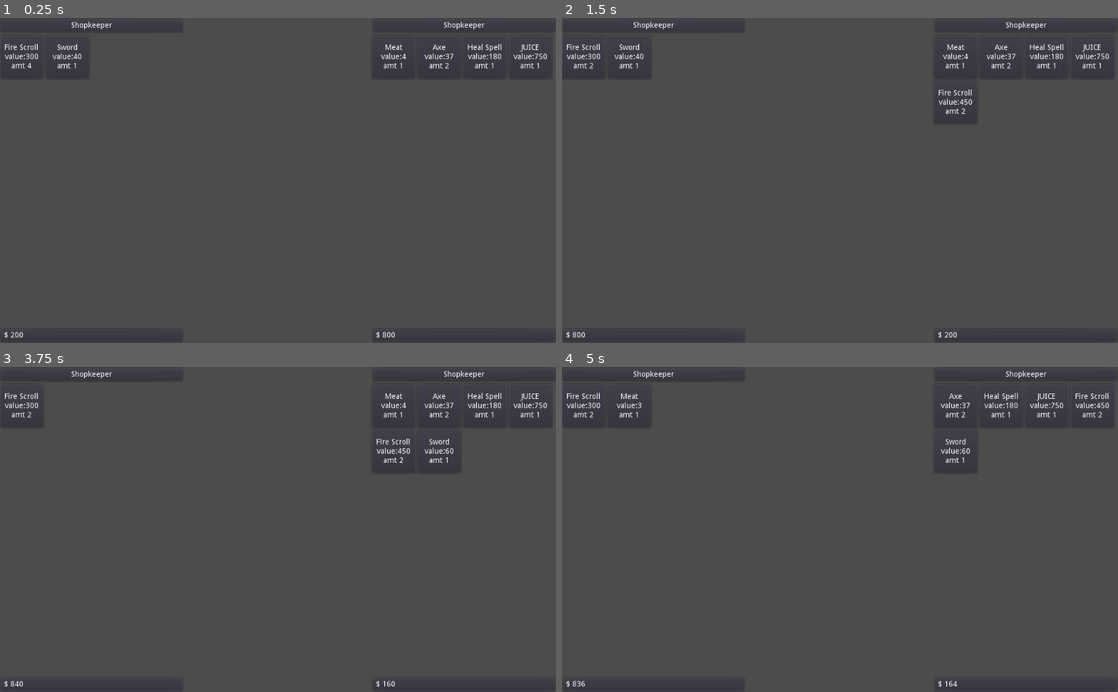
Above: before the commit, frames 1-4 (two rows, left to right).
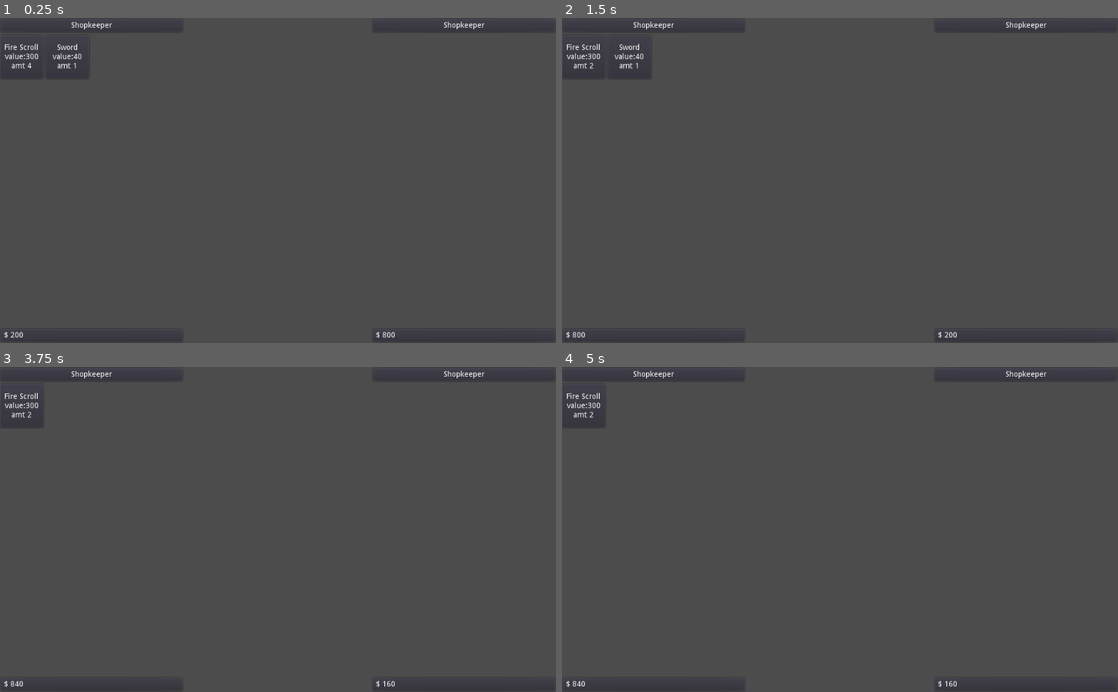
Above: after the commit, the same moments.

Repository: Dr-Dan/godot-fakeo-db
Game: Godot game, scene res://examples/Shopkeeper/ShopkeeperMainScene.tscn
Same seed, same stepped clock (60 frames per second), same inputs: the game is played once before the commit and once after it.
Inputs:
- Up to frame 1 (0.25 s): no input
- Up to frame 2 (1.5 s): click "Fire Scroll value:300 amt 4" at 0.5 s; click "Fire Scroll value:300 amt 3" at 1.25 s
- Up to frame 3 (3.75 s): click "Fire Scroll value:300 amt 2" at 2 s; click "Fire Scroll value:300 amt 2" at 2.75 s; click "Sword value:40 amt 1" at 3.5 s
- Up to frame 4 (5 s): click "Meat value:4 amt 1" (after the commit: "Fire Scroll value:300 amt 2") at 4.25 s

The runs differ from the first frame. In frame 1, 0.4% of the frame differs, in the area x 68-99%, y 7-16%; in frame 2, 0.5%; in frame 3, 0.6%; in frame 4, 0.7%, in the area x 2-99%, y 7-99%.
Error after the commit: Invalid operands 'int' and 'Nil' in operator '*'. (res://examples/Shopkeeper/ShopkeeperGame.gd:133)

Commit message:
Refactoring.

Diff:
--- a/examples/Shopkeeper/ShopkeeperMainScene.tscn
+++ b/examples/Shopkeeper/ShopkeeperMainScene.tscn
@@ -7,6 +7,7 @@
 
 [node name="Node2D" type="Node2D"]
 script = ExtResource( 1 )
+shopkeeper_mult = null
 
 [node name="Player" type="Node2D" parent="."]
 script = ExtResource( 2 )
--- a/examples/basic_example.gd
+++ b/examples/basic_example.gd
@@ -62,9 +62,10 @@
 	print_break()
 	house_search_test(name_table, addr_table)
 	print_break()
+	count_names_test(name_table)
+	print_break()
 	take_test(name_table)
-	print_break()
-	count_names_test(name_table)
+
 
 
 # ==============================================================
@@ -90,7 +91,7 @@
 # ==============================================================
 
 # store a query for later
-var age_comp = GLF.and_([GLF.gt(20), GLF.lt(100)])
+var age_comp = GLF.and_([GLF.gt(20), GLF.lt(70)])
 var age_comp_not = GLF.not_(age_comp)
 var fields = ["addr_id", "name", "age"]
 
@@ -106,10 +107,10 @@
 	var result = where_age.eval(name_table)
 	var result_not = where_not_age.eval(name_table)
 
-	print("age > 20 and age < 100")
+	print("age > 20 and age < 70")
 	print(result)
 	print_break_mini()
-	print("not (age > 20 and age < 100)")
+	print("not (age > 20 and age < 70)")
 	print(result_not)
 
 # ==============================================================
--- /dev/null
+++ b/examples/iterlist_example.gd
@@ -0,0 +1,70 @@
+tool
+extends EditorScript
+
+# TODO: rename or remove these
+const GL = Comparers
+const GLF = Factory
+
+var data = [
+	{name="Wooden Sword", type="melee", subtype="sword", dmg=2, range=1.2},
+	{name="Katana", type="melee", subtype="sword", dmg=12, range=1.6},
+	{name="Nice Spear", type="melee", subtype="spear", dmg=15, range=2.0},
+	{name="John's Rock", type="ranged", subtype="thrown", dmg=21, range=10.0, firing_rate=0.5},
+	{name="Wooden Bow", type="ranged", subtype="bow", dmg=4, range=20.0, firing_rate=1.4},
+	{name="Glass Bow", type="ranged", subtype="bow", dmg=7, range=20.0, firing_rate=1.7},
+	{name="Ancient Bow", type="ranged", subtype="bow", dmg=10, range=30.0, firing_rate=1.0},
+]
+func _run():
+	for i in range(data.size()):
+		data[i]["id"] = i
+
+	var test_data = IterListApplier.new(data)
+
+	print_break()
+	print("WEAPON DATA\n")
+	for d in test_data:
+		print(d)
+
+	print_break()
+	test_dmg_where(test_data)
+	print_break()
+	take_n_test(test_data, "Bow")
+
+func test_dmg_where(data):
+	var result = data.apply([
+	Enumerators.Where.new({type=GLF.eq("melee")}),
+	Enumerators.Select.new(["name", "dmg"])
+	])
+
+	print("melee weapons: dmg and name\n")
+	print(result.items)
+	print_break_mini()
+
+	var query = [
+	Enumerators.Where.new({dmg=GLF.gteq(10)}),
+	Enumerators.Select.new(["name", "dmg", "range", "firing_rate"])
+	]
+	var result1 = data.apply(query)
+
+	print("weapons where dmg >= 10\n")
+	for i in result1:
+		print(i)
+
+func name_contains_word(name:String, letter:String):
+	return not name.empty() and letter in name
+
+func take_n_test(data, word, amt_take=2):
+	var cmp = GL.CmpFunctionWithArgs.new(funcref(self, "name_contains_word"), word)
+	var query = [Enumerators.Where.new({name=cmp}), Enumerators.Take.new(2)]
+	var result = data.apply(query)
+
+	print("first 2 results containing [%s]\n" % word)
+	for i in result:
+		print(i)
+
+# ==============================================================
+func print_break():
+	print("\n###############################")
+
+func print_break_mini():
+	print("\n--------------")
--- /dev/null
+++ b/lib/ChainerSingle.gd
@@ -0,0 +1,21 @@
+class_name ChainerSingle
+
+var items = []
+
+func _init(items=[]):
+	self.items = items
+
+
+func eval(data):
+	var result = []
+	# var d = data
+	for d in data:
+		for i in items:
+			result.append(i.eval(d))
+	return result
+
+# func eval(data):
+# 	var d = items[0].eval(data)
+# 	for i in range(1, items.size()):
+# 		d = items[i].eval(d)
+# 	return d
--- a/lib/Enumerators.gd
+++ b/lib/Enumerators.gd
@@ -11,7 +11,8 @@
 		for item in items:
 			var n = {}
 			for f in fields:
-				n[f] = item[f]
+				if f in item:
+					n[f] = item[f]
 			if not n.empty():
 				result.append(n)
 		return result
@@ -25,10 +26,14 @@
 	func eval(items):
 		var result = []
 		for item in items:
+			var valid = true
 			for key in comps:
 				if key in item:
-					if comps[key].eval(item[key]):
-						result.append(item)
+					if not comps[key].eval(item[key]):
+						valid = false
+						break
+			if valid:
+				result.append(item)
 		return result
 
 class Take:
@@ -87,7 +92,7 @@
 		self.default = default
 
 	func eval(items):
-		if not items.empty() and index >= 0 and index < items.size():
+		if index >= 0 and index < items.size():
 			return items[index]
 		return default
 
--- /dev/null
+++ b/lib/EnumeratorsSingle.gd
@@ -0,0 +1,200 @@
+class_name EnumeratorsSingle
+
+# const FAILURE = -1
+const NONE = 0
+const COMPLETE = 2
+const RUNNING = 1
+
+# class Select:
+# 	var fields = []
+# 	var index = -1
+
+# 	func _init(fields: Array):
+# 		self.fields = fields
+
+# 	func eval(item):
+# 		var result = null
+# 		var n = {}
+# 		for f in fields:
+# 			n[f] = item[f]
+# 		if not n.empty():
+# 			result = n
+# 		index += 1
+# 		return result
+
+
+class EnumeratorResult:
+	var state = NONE
+	var item = null
+
+	func _init(item, state):
+		self.state = NONE
+		self.item = null
+
+class Select:
+	var fields = []
+	var index = -1
+
+	func _init(fields: Array):
+		self.fields = fields
+
+	func eval(items):
+		index += 1
+		if index < items.size():
+			var item = items[index]
+			var n = {}
+			for f in fields:
+				n[f] = item[f]
+			if not n.empty():
+				return EnumeratorResult.new(n, RUNNING)
+		# else:
+		return EnumeratorResult.new(null, COMPLETE)
+
+		# return EnumeratorResult.new(null, FAILURE)
+
+
+	func reset():
+		index = -1
+
+class Where:
+	var comps = {}
+
+	# TODO: take an object i.e. ValueComp as argument
+	func _init(comps: Dictionary):
+		self.comps = comps
+
+	func eval(item):
+		var result = null
+		var insert = true
+		for key in comps:
+			if key in item:
+				# TODO: currently acting as an OR function
+				# this should be explicit i.e. specified externally
+				if not comps[key].eval(item[key]):
+					insert = false
+					break
+			else:
+				insert = false
+				print("key [%s] not found in [%s]" % [str(key), str(item)])
+		if insert:
+			result = item
+		return result
+
+# class Take:
+# 	var amt = 0
+
+# 	func _init(amt: int):
+# 		self.amt = amt
+
+# 	func eval(items):
+# 		var result = []
+# 		var n_items = items.size()
+# 		var n = min(amt, n_items)
+# 		if n > 0 and n <= n_items:
+# 			for i in range(n):
+# 				result.append(items[i])
+
+# 		return result
+
+# # TODO: add default argument to _init
+# class First:
+# 	var comps = {}
+
+# 	func _init(comps: Dictionary):
+# 		self.comps = comps
+
+# 	func eval(items):
+# 		for item in items:
+# 			for key in comps:
+# 				if key in item:
+# 					if comps[key].eval(item[key]):
+# 						return item
+# 		return null
+
+# class Last:
+# 	var comps = {}
+
+# 	func _init(comps: Dictionary):
+# 		self.comps = comps
+
+# 	func eval(items):
+# 		var itm = null
+# 		for item in items:
+# 			for key in comps:
+# 				if key in item:
+# 					if comps[key].eval(item[key]):
+# 						itm = item
+# 		return itm
+
+
+# class At:
+# 	var index = -1
+# 	var default  = null
+
+# 	func _init(index: int, default=null):
+# 		self.index = index
+# 		self.default = default
+
+# 	func eval(items):
+# 		if not items.empty() and index >= 0 and index < items.size():
+# 			return items[index]
+# 		return default
+
+# class Any:
+# 	var comps = {}
+
+# 	func _init(comps: Dictionary):
+# 		self.comps = comps
+
+# 	func eval(items):
+# 		for item in items:
+# 			for key in comps:
+# 				if key in item:
+# 					if comps[key].eval(item[key]):
+# 						return true
+# 		return false
+
+# class All:
+# 	var comps = {}
+
+# 	func _init(comps: Dictionary):
+# 		self.comps = comps
+
+# 	func eval(items):
+# 		if items.empty():
+# 			return false
+
+# 		for item in items:
+# 			for key in comps:
+# 				if key in item:
+# 					if not comps[key].eval(item[key]):
+# 						return false
+# 		return true
+
+
+# class Count:
+# 	var comps = {}
+
+# 	func _init(comps: Dictionary):
+# 		self.comps = comps
+
+# 	func eval(items):
+# 		var result = 0
+# 		for item in items:
+# 			for key in comps:
+# 				if key in item:
+# 					if comps[key].eval(item[key]):
+# 						result += 1
+# 		return result
+
+# class Values:
+# 	var field
+# 	func _init(field):
+# 		self.field = field
+
+# 	func eval(items):
+# 		var result = []
+# 		for item in items:
+# 			if field in item:
+# 				result.append(item[field])
+# 		return result
--- a/lib/Factory.gd
+++ b/lib/Factory.gd
@@ -9,6 +9,12 @@
 
 static func eq(item):
 	return Comparers.Eq.new(item)
+
+static func gteq(item):
+	return or_([gt(item), eq(item)])
+
+static func lteq(item):
+	return or_([lt(item), eq(item)])
 
 static func and_(items: Array):
 	return Comparers.And.new(items)
@@ -22,17 +28,18 @@
 static func in_(item):
 	return Comparers.In.new(item)
 
+# TODO: do this in parser class
 static func op(item:String, arg):
 	match item:
 		"<":
 			return lt(arg)
 		">":
 			return gt(arg)
-		"=":
+		"=", "==":
 			return eq(arg)
-		"&", "and":
+		"and", "&", "&&":
 			return and_(arg)
-		"or", "|":
+		"or", "|", "||":
 			return or_(arg)
 		"not", "!":
 			return not_(arg)
--- a/lib/IterList.gd
+++ b/lib/IterList.gd
@@ -14,9 +14,11 @@
 	self.items = items
 	self.end = items.size()
 
+# TODO: iterator shouldn't have size
 func size():
 	return items.size()
 
+# NOTE: this may be overridden for child classes
 func should_continue():
 	return (curr < end)
 
--- /dev/null
+++ b/lib/IterListApplier.gd
@@ -0,0 +1,43 @@
+#extends Resource
+class_name IterListApplier
+
+var start
+var curr
+var end
+var increment
+var items = []
+
+func _init(items:Array=[]):
+	increment = 1
+	start = 0
+	curr = start
+	self.items = items
+	self.end = items.size()
+
+func size():
+	return items.size()
+
+# NOTE: this may be overridden for child classes
+func should_continue():
+	return (curr < end)
+
+func _iter_init(arg):
+	curr = start
+	return should_continue()
+
+func _iter_next(arg):
+	curr += increment
+	return should_continue()
+
+# TODO: return next evaluated item
+func _iter_get(arg):
+	return items[curr]
+
+
+func apply(query):
+	var d = items
+	for i in query:
+		d = i.eval(d)
+	if d is Array:
+		d = get_script().new(d)
+	return d
--- a/project.godot
+++ b/project.godot
@@ -15,6 +15,11 @@
 "path": "res://lib/Chainer.gd"
 }, {
 "base": "Reference",
+"class": "ChainerSingle",
+"language": "GDScript",
+"path": "res://lib/ChainerSingle.gd"
+}, {
+"base": "Reference",
 "class": "Comparers",
 "language": "GDScript",
 "path": "res://lib/Comparers.gd"
@@ -23,6 +28,11 @@
 "class": "Enumerators",
 "language": "GDScript",
 "path": "res://lib/Enumerators.gd"
+}, {
+"base": "Reference",
+"class": "EnumeratorsSingle",
+"language": "GDScript",
+"path": "res://lib/EnumeratorsSingle.gd"
 }, {
 "base": "Resource",
 "class": "Factory",
@@ -39,6 +49,11 @@
 "language": "GDScript",
 "path": "res://lib/IterList.gd"
 }, {
+"base": "Reference",
+"class": "IterListApplier",
+"language": "GDScript",
+"path": "res://lib/IterListApplier.gd"
+}, {
 "base": "Node",
 "class": "WorldActor",
 "language": "GDScript",
@@ -46,11 +61,14 @@
 } ]
 _global_script_class_icons={
 "Chainer": "",
+"ChainerSingle": "",
 "Comparers": "",
 "Enumerators": "",
+"EnumeratorsSingle": "",
 "Factory": "",
 "InventoryItem": "",
 "IterList": "",
+"IterListApplier": "",
 "WorldActor": ""
 }
 
Not shown, changed: notes.txt
